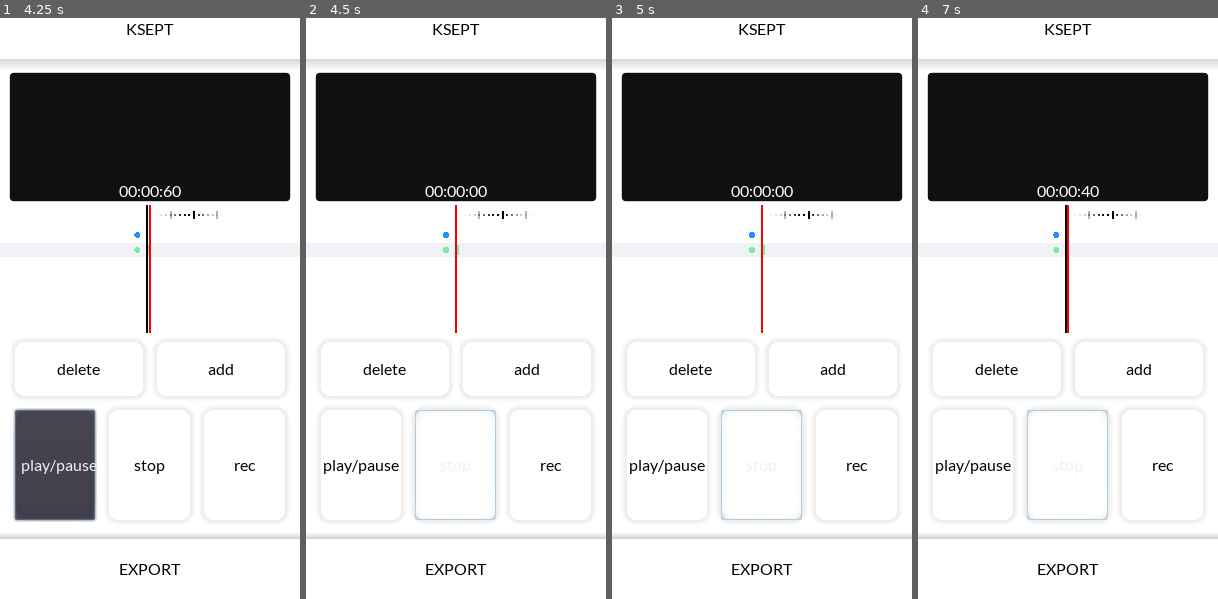
Above: before the commit, frames 1-4 (left to right).
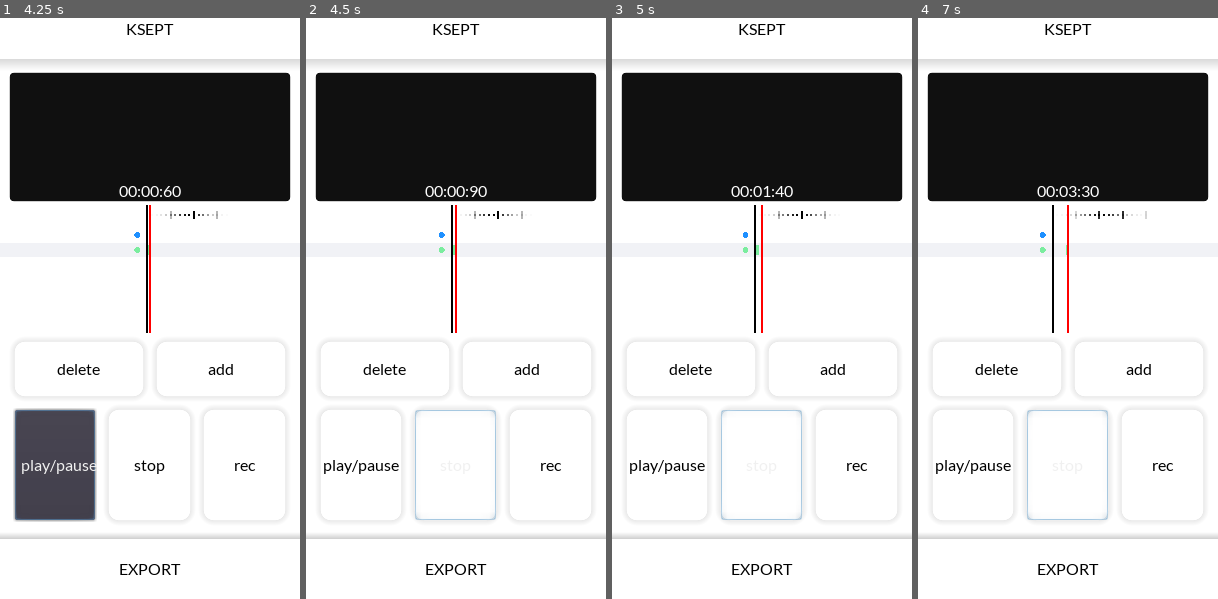
Above: after the commit, the same moments.

Repository: kahagino/ksept_recorder
Game: Godot game, scene res://scenes/main.tscn
Two runs of this game, one before a commit and one after it. Both use one fixed random seed, a clock stepped at 60 frames per second and the inputs below.
Inputs (mouse positions are in pixels of both pictures, inside the frame that each line leads up to):
- Up to frame 1 (4.25 s): click "add" at 0.5 s; click "stop" at 1.25 s; click "rec" at 2 s; click "EXPORT" at 2.75 s; click "play/pause" at 3.5 s
- Up to frame 2 (4.5 s): move the mouse to (522, 267) at 4.27 s; hold Right (ui_right) from 4.28 s (still down); click (522, 267) at 4.42 s
- Up to frame 3 (5 s): keep holding Right (ui_right)
- Up to frame 4 (7 s): release Right (ui_right) at 5 s; drag from (1008, 331) to (1053, 418) at 5.02 s; move the mouse to (1098, 169) at 5.77 s; hold Right (ui_right) 5.78-6.5 s; hold Enter (ui_accept) 5.78-6.5 s; drag from (1053, 418) to (978, 209) at 6.52 s

Frame 1 is identical in both runs. In frame 2, 0.3% of the frame differs, in the area x 44-74%, y 28-55%; in frame 3, 0.4%; in frame 4, 0.5%, in the area x 40-77%, y 28-55%.

Commit message:
👆 basic touch gestures added

Diff:
--- a/project.godot
+++ b/project.godot
@@ -30,7 +30,7 @@
 
 [debug]
 
-settings/fps/force_fps=15
+settings/fps/force_fps=24
 
 [display]
 
--- a/scenes/main.tscn
+++ b/scenes/main.tscn
@@ -185,5 +185,6 @@
 rect_min_size = Vector2( 0, 60 )
 custom_styles/normal = SubResource( 2 )
 text = "EXPORT"
+[connection signal="gui_input" from="VBoxContainer/Editor/VBoxContainer/TracksEditor/VBoxContainer/TracksUI" to="VBoxContainer/Editor/VBoxContainer/TracksEditor/VBoxContainer/TracksUI" method="_on_TracksUI_gui_input"]
 [connection signal="resized" from="VBoxContainer/Editor/VBoxContainer/TracksEditor/VBoxContainer/TracksUI" to="VBoxContainer/Editor/VBoxContainer/TracksEditor/VBoxContainer/TracksUI" method="_on_TracksUI_resized"]
 [connection signal="pressed" from="VBoxContainer/ExportButton" to="AudioManager" method="_on_ExportButton_pressed"]
--- a/src/audio_manager.gd
+++ b/src/audio_manager.gd
@@ -2,6 +2,10 @@
 
 signal tracks_updated
 signal cursor_updated
+
+const deadzone_x = 1.0
+const deadzone_y = 120.0
+var ready_for_next_focus:bool = true
 
 var SAVE_PATH = Global.downloadDirPath
 
@@ -11,6 +15,7 @@
 var recording:AudioStreamSample
 
 var cursor:float = 0.0
+
 
 func _ready()->void:
 	Global.audio_manager = self
@@ -24,20 +29,47 @@
 
 
 func _input(event)->void:
+	# debug inputs
 	if event.is_action_pressed("ui_left"):
-		cursor += 1.0
-		emit_signal("cursor_updated")
+		if !is_playing():
+			cursor += 1.0
+			emit_signal("cursor_updated")
 	elif event.is_action_pressed("ui_right"):
-		cursor -= 1.0
-		if cursor < 0.0:
-			reset_cursor()
-		emit_signal("cursor_updated")
+		if !is_playing():
+			cursor -= 1.0
+			if cursor < 0.0:
+				reset_cursor()
+			emit_signal("cursor_updated")
 	elif event.is_action_pressed("ui_up"):
 		track_manager.focus_next()
 		emit_signal("tracks_updated")
 	elif event.is_action_pressed("ui_down"):
 		track_manager.focus_previous()
 		emit_signal("tracks_updated")
+
+func move_cursor_from_gesture(relative_move:Vector2, speed:Vector2)->void:
+	if !is_playing():
+		if abs(relative_move.x) > deadzone_x:
+			cursor = lerp(cursor, cursor -relative_move.x, 0.06)
+			if cursor < 0.0:
+				reset_cursor()
+			emit_signal("cursor_updated")
+
+func move_focused_track_from_gesture(speed:Vector2)->void:
+	if !is_playing() && ready_for_next_focus:
+		if abs(speed.y) > deadzone_y:
+			if sign(speed.y) > 0:
+				track_manager.focus_previous()
+				emit_signal("tracks_updated")
+			else:
+				track_manager.focus_next()
+				emit_signal("tracks_updated")
+
+			ready_for_next_focus = false
+
+func check_released_for_next_focus(is_touch_pressed:bool)->void:
+	if !is_touch_pressed && !ready_for_next_focus:
+		ready_for_next_focus = true
 
 func record()->void:
 	if effect.is_recording_active():
--- a/src/main.gd
+++ b/src/main.gd
@@ -3,7 +3,7 @@
 func _ready()->void:
 	load_app_theme()
 
-	OS.request_permissions() # for READ/WRITE to external storage
+	var err = OS.request_permissions() # for READ/WRITE to external storage
 #	OS.alert("OS.request_permissions() returned " + str(err))
 
 	# DEBUG ANDROID
@@ -17,7 +17,3 @@
 
 func load_app_theme()->void:
 	theme = Global.app_theme
-
-func _input(event)->void:
-	if event.is_action_pressed("ui_accept"):
-		Global.select_theme(Global.THEME.DARK)
--- a/src/track.gd
+++ b/src/track.gd
@@ -19,6 +19,7 @@
 var color:Color
 
 func _ready()->void:
+	randomize()
 	color = track_colors[int(rand_range(0, track_colors.size()))]
 	$AudioStreamPlayer.connect("finished", self, "_on_AudioStream_finished")
 
--- a/ui_components/tracks_ui.gd
+++ b/ui_components/tracks_ui.gd
@@ -10,6 +10,9 @@
 func _ready()->void:
 	Global.audio_manager.connect("tracks_updated", self, "_on_tracks_updated")
 	Global.audio_manager.connect("cursor_updated", self, "_on_cursor_updated")
+
+func _input(event):
+	pass
 
 func _draw()->void:
 	_draw_focused_track(Global.get_focused_track_index())
@@ -140,3 +143,11 @@
 func _on_TracksUI_resized():
 	# update the view when user resize the window at runtime
 	_on_cursor_updated()
+
+
+func _on_TracksUI_gui_input(event):
+	if event is InputEventScreenDrag:
+		Global.audio_manager.move_cursor_from_gesture(event.relative, event.speed)
+		Global.audio_manager.move_focused_track_from_gesture(event.speed)
+	if event is InputEventScreenTouch:
+		Global.audio_manager.check_released_for_next_focus(event.pressed)
